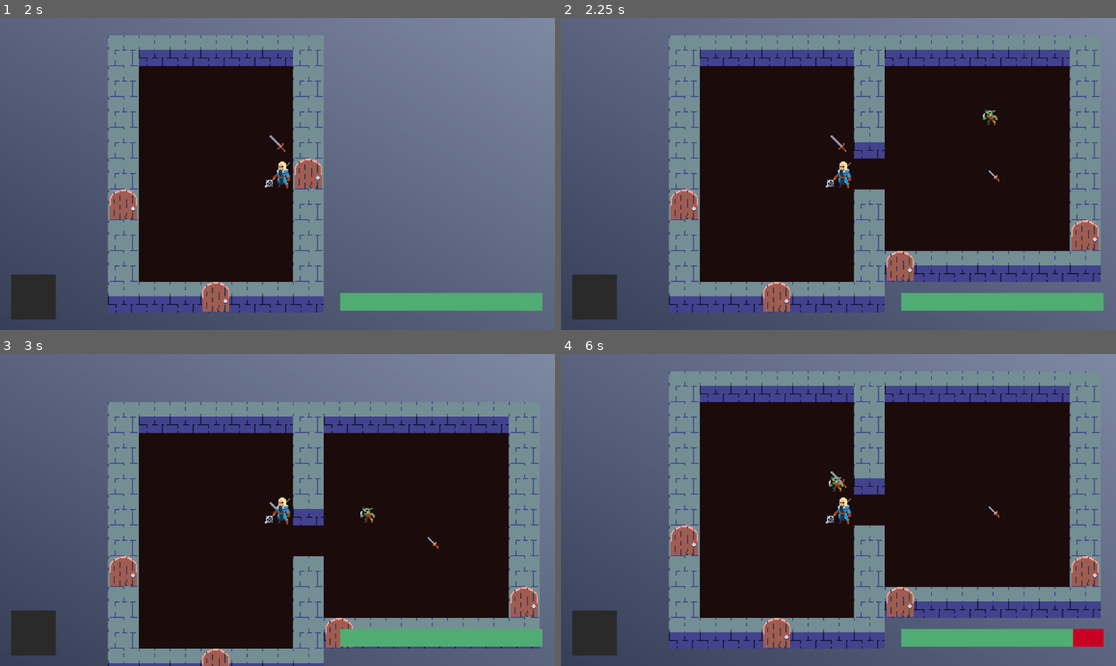
Above: before the commit, frames 1-4 (two rows, left to right).
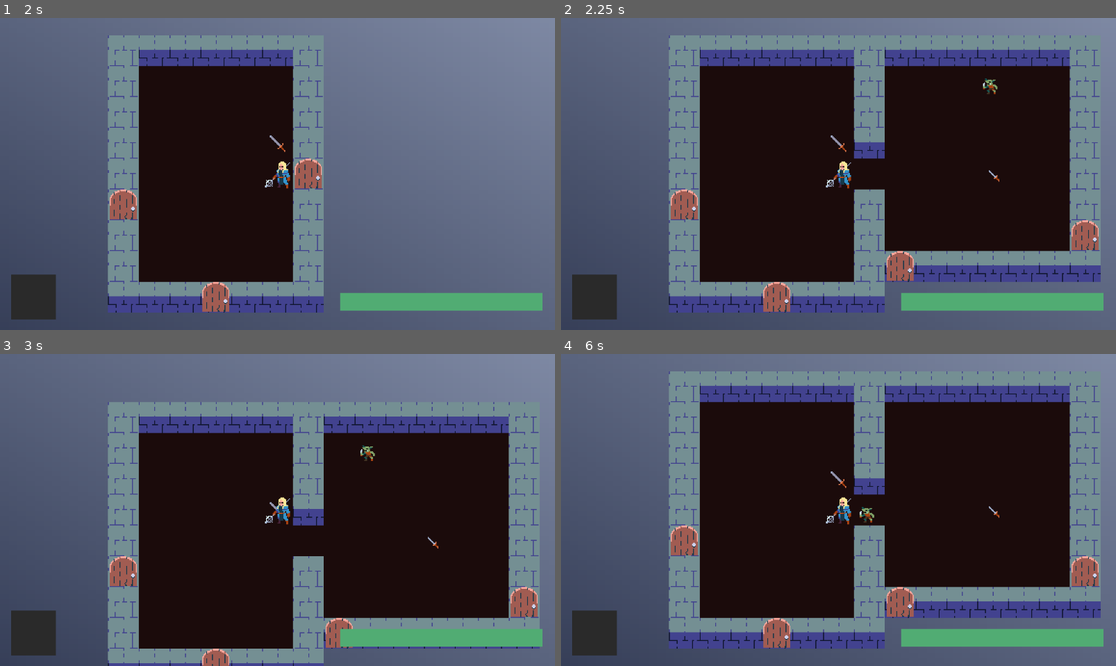
Above: after the commit, the same moments.

Repository: pryganss/TB-DCrawl
Game: Godot game, scene res://game.tscn
The game is run twice, just before and just after one commit, with the same random seed, the same clock (stepped at 60 frames per second) and the same inputs.
Inputs:
- Up to frame 1 (2 s): tap Enter at 0.5 s; hold D (move_right) 0.53-1.28 s; tap Q (drop) at 0.6 s; tap Space (wait) at 1.25 s; hold S (move_down) from 1.28 s (still down); tap E (grab) at 1.35 s
- Up to frame 2 (2.25 s): tap Enter at 2 s; release S (move_down) at 2.03 s; hold D (move_right) from 2.03 s (still down); tap Space (wait) at 2.1 s
- Up to frame 3 (3 s): tap Space (wait) at 2.75 s; release D (move_right) at 2.78 s; hold W (move_up) from 2.78 s (still down); tap Q (drop) at 2.85 s
- Up to frame 4 (6 s): tap Enter at 3.5 s; release W (move_up) at 3.53 s; hold A (move_left) 3.53-5.03 s; tap E (grab) at 3.6, 5.85 s; tap Space (wait) at 4.25, 4.35 s; hold S (move_down) 5.03-5.78 s; tap Q (drop) at 5.1 s; hold D (move_right) from 5.78 s (still down)

Frame 1 is identical in both runs. In frame 2, 0.2% of the frame differs, in the area x 75-79%, y 19-35%; in frame 3, 0.1%; in frame 4, 0.5%, in the area x 48-98%, y 39-94%.

Commit message:
disable diagonal movement in pathfinding

Diff:
--- a/src/MapGen/map_gen.gd
+++ b/src/MapGen/map_gen.gd
@@ -10,6 +10,7 @@
 static func setup_pathfinding():
 	Map.astar = AStarGrid2D.new()
 	Map.astar.region = Rect2i(-1, -1, Map.MAP_SIZE.x + 1, Map.MAP_SIZE.y + 1)
+	Map.astar.diagonal_mode = AStarGrid2D.DIAGONAL_MODE_NEVER
 	Map.astar.update()
 
 func _init():
